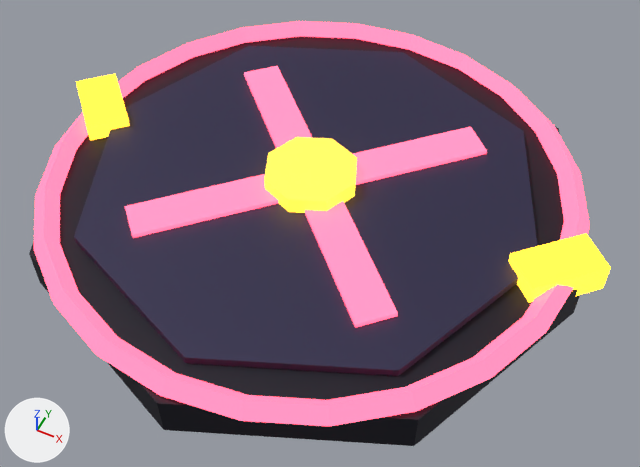
What one commit did to the FBX model roblox/games/gun-forge/art/blender/props/raid_spawn_pad.fbx.
One viewpoint serves both versions: a camera (50 mm lens) standing at (3.33, -6.43, 7.79) and looking at (0.25, -0.27, 0.09). The lights are fixed; the arrows at lower left show +X, +Y and +Z. The older version comes first.

Script lines for the objects in view, before the commit:
```python
me_cylinder = bpy.data.meshes.new('Cylinder')
me_cylinder.from_pydata(...)  # 192 vertices, 348 faces; spans x -3.39..3.39, y -3.2..3.2, z 0.0..0.8
# faces by material slot: [28, 28, 216, 76]
me_cylinder.materials.append(mat_rsbase)  # black #1f1f2b
me_cylinder.materials.append(mat_rsplate)  # dark blue #34304f
me_cylinder.materials.append(mat_rsred)  # red #ff4f6a, glowing red #ff4f6a
me_cylinder.materials.append(mat_rshot)  # yellow #ffc935, glowing yellow #ffc935
ob_raid_spawn_pad = bpy.data.objects.new('Raid_spawn_pad', me_cylinder)
ob_raid_spawn_pad.location = (0.0, 0.0, 0.0)
```
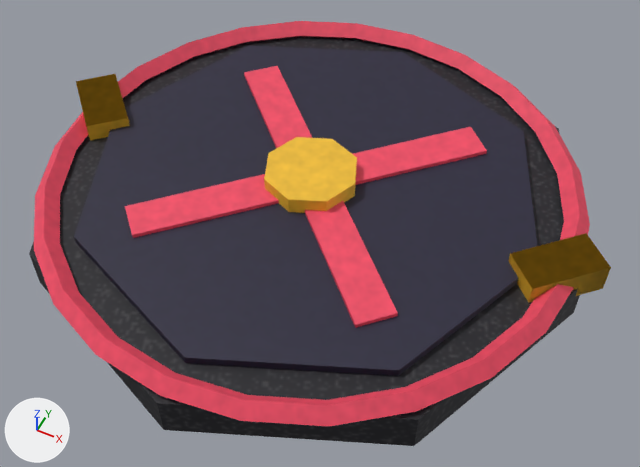
Boxes (x1, y1, x2, y2) around the edits, measured in the pictures (640 x 467 px):
'Raid_spawn_pad', recoloured, surface changed (darker)
    both: (30, 21, 611, 445)
part 1 of me_cylinder, recoloured
    both: (30, 36, 580, 445)
part 2 of me_cylinder, recoloured
    both: (74, 46, 537, 376)
part 3 of me_cylinder, recoloured (darker)
    both: (34, 21, 590, 426)
part 4 of me_cylinder, recoloured
    both: (76, 74, 611, 302)
part 5 of me_cylinder, surface changed (pink to red)
    both: (30, 21, 611, 445)

Patch to the scene script:
```diff
--- a/roblox/games/gun-forge/art/blender/props/raid_spawn_pad.fbx.py
+++ b/roblox/games/gun-forge/art/blender/props/raid_spawn_pad.fbx.py
@@ img_raid_spawn_pad_png @@
+img_raid_spawn_pad_png = load_image('raid_spawn_pad.png', '_unpacked/raid_spawn_pad.png', 512, 512, 'sRGB')
@@ mat_raid_spawn_pad_mat @@
+mat_raid_spawn_pad_mat = principled_material('raid_spawn_pad_Mat')
+mat_raid_spawn_pad_mat.texture = img_raid_spawn_pad_png
+mat_raid_spawn_pad_mat.roughness = 0.6
@@ me_cylinder @@
 me_cylinder.from_pydata(...)  # 192 vertices, 348 faces; spans x -3.39..3.39, y -3.2..3.2, z 0.0..0.8
 # used by ob_raid_spawn_pad; location = (0.0, 0.0, 0.0)
+# me_cylinder part 1: all 28 faces that had it switch from mat_rsbase (black #1f1f2b) to mat_raid_spawn_pad_mat (picture img_raid_spawn_pad_png)
+# me_cylinder part 2: all 28 faces that had it switch from mat_rsplate (dark blue #34304f) to mat_raid_spawn_pad_mat (picture img_raid_spawn_pad_png)
+# me_cylinder part 3: all 216 faces that had it switch from mat_rsred (red #ff4f6a, glowing red #ff4f6a) to mat_raid_spawn_pad_mat (picture img_raid_spawn_pad_png)
+# me_cylinder part 4: all 76 faces that had it switch from mat_rshot (yellow #ffc935, glowing yellow #ffc935) to mat_raid_spawn_pad_mat (picture img_raid_spawn_pad_png)
+# me_cylinder part 5: texture (UV) coordinates of 348 of 348 faces, centred in x -3.28..3.28, y -3.06..3.06, z 0.0..0.8, changed; they spanned u 0.0..1.0, v 0.0..1.0 and now span u 0.0..0.96, v 0.0..1.0
```
